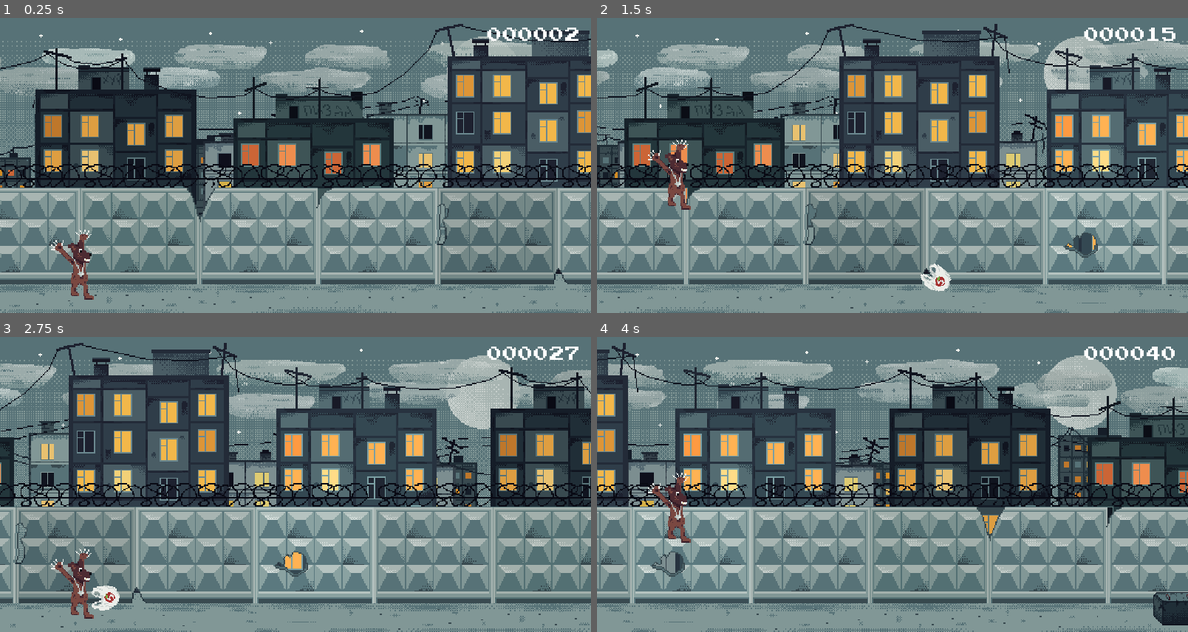
Above: before the commit, frames 1-4 (two rows, left to right).
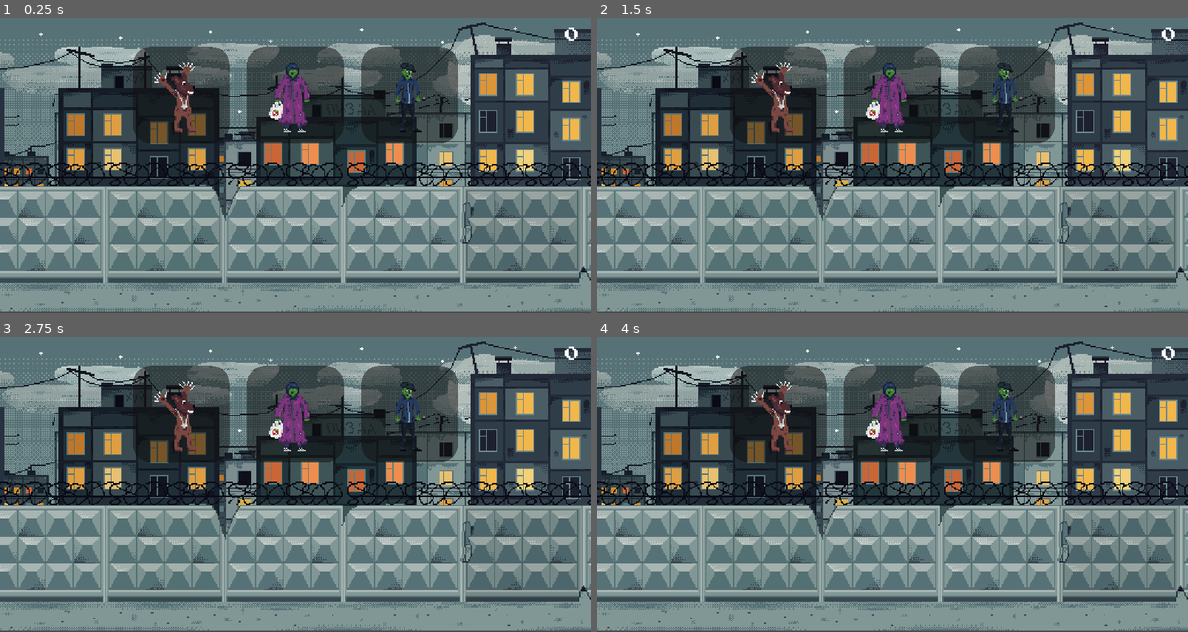
Above: after the commit, the same moments.

Repository: drxwat/godot-runner-yopta
Game: Godot game, scene res://game/Game.tscn
Same seed, same stepped clock (60 frames per second), same inputs: the game is played once before the commit and once after it.
Inputs (mouse positions are in pixels of both pictures, inside the frame that each line leads up to):
- Up to frame 1 (0.25 s): no input
- Up to frame 2 (1.5 s): move the mouse to (1022, 150) at 0.52 s; hold Space (jump) 0.53-1.28 s; click (1022, 150) at 0.67 s; move the mouse to (774, 180) at 1.27 s; tap Space (jump) at 1.35 s; click (774, 180) at 1.42 s
- Up to frame 3 (2.75 s): tap Space (jump) at 1.52, 1.82 s; move the mouse to (354, 419) at 2.02 s; hold Space (jump) from 2.03 s (still down); click (354, 419) at 2.17 s
- Up to frame 4 (4 s): move the mouse to (862, 543) at 2.77 s; release Space (jump) at 2.78 s; tap Space (jump) at 2.85, 3.02, 3.32 s; click (862, 543) at 2.92 s; move the mouse to (1069, 528) at 3.52 s; hold Space (jump) from 3.53 s (still down); click (1069, 528) at 3.67 s

The runs differ from the first frame. In frame 1, 53% of the frame differs, in the area x 0-100%, y 1-100%; in frame 2, 60%; in frame 3, 56%; in frame 4, 61%.

Commit message:
main ui & character selection

Diff:
--- /dev/null
+++ b/assets/characters/babka_atlas.tres
@@ -0,0 +1,7 @@
+[gd_resource type="AtlasTexture" load_steps=2 format=2]
+
+[ext_resource path="res://assets/characters/gg_babka.png" type="Texture" id=1]
+
+[resource]
+atlas = ExtResource( 1 )
+region = Rect2( 0, 0, 64, 64 )
--- /dev/null
+++ b/assets/characters/bear_atlas.tres
@@ -0,0 +1,7 @@
+[gd_resource type="AtlasTexture" load_steps=2 format=2]
+
+[ext_resource path="res://assets/characters/gg_bear.png" type="Texture" id=1]
+
+[resource]
+atlas = ExtResource( 1 )
+region = Rect2( 0, 0, 64, 64 )
--- /dev/null
+++ b/assets/characters/gop_atlas.tres
@@ -0,0 +1,7 @@
+[gd_resource type="AtlasTexture" load_steps=2 format=2]
+
+[ext_resource path="res://assets/characters/gg_gop.png" type="Texture" id=1]
+
+[resource]
+atlas = ExtResource( 1 )
+region = Rect2( 0, 0, 64, 64 )
--- a/core/Globals.gd
+++ b/core/Globals.gd
@@ -1,6 +1,16 @@
 extends Node
 
+const UI_AMINATION_DURATION = 1.5
+
+enum CharacterType { BEAR, BABKA, GOP }
+
+signal game_started
+signal game_over
+signal character_selected(character_type)
+
 var _rng := RandomNumberGenerator.new()
+var max_points := 0
+var is_game_started := false
 
 func _ready() -> void:
 	_rng.randomize()
--- a/game/Game.gd
+++ b/game/Game.gd
@@ -1,7 +1,10 @@
 extends Node2D
 
 const OBSTACLE_POS_Y := 250.0
-const ACCELERATION := 10
+const ACCELERATION := 25
+const POINTS_CHECKPOINT := 100
+
+var character_scene := preload("res://game/character/Character.tscn")
 
 var obstacles := [
 	preload("res://game/obstacles/block/Block.tscn"),
@@ -10,29 +13,53 @@
 ]
 
 
-var _distance_to_next_obstacle := 0
+var distance_to_next_obstacle := 0
 var screen_width := 512.0
 var points := 0.0
+var next_checkpoint = POINTS_CHECKPOINT
 
-onready var character := $Character
+onready var character: Node2D
 onready var hud := $CanvasLayer/HUD
+onready var floor_collision := $Floor
+onready var tween := $Tween
+onready var start_game_position := $StartGamePosition
 
 func _ready() -> void:
 	screen_width = get_viewport_rect().size.x
-	_distance_to_next_obstacle += character.global_position.x
-
-
+	Globals.connect("game_started", self, "start_game")
+	Globals.connect("character_selected", self, "spawn_character")
 
 func _process(delta: float) -> void:
+	if not Globals.is_game_started:
+		return
 	points += delta * 10
 	hud.set_points(floor(points))
-	character.speed += ACCELERATION * delta
-	print(character.speed)
-	if  character.global_position.x > _distance_to_next_obstacle:
+	if points > next_checkpoint:
+		next_checkpoint += POINTS_CHECKPOINT
+		character.speed += ACCELERATION
+	if  character.global_position.x > distance_to_next_obstacle:
 		generate_obstacle()
 
 func generate_obstacle():
-	_distance_to_next_obstacle = character.global_position.x + screen_width
+	distance_to_next_obstacle = character.global_position.x + screen_width
 	var obstacle_node = obstacles[Globals._rng.randi_range(0, obstacles.size() - 1)].instance()
 	obstacle_node.position = Vector2(character.global_position.x + screen_width, OBSTACLE_POS_Y)
 	add_child(obstacle_node)
+
+func spawn_character(character_type: int):
+	yield(get_tree().create_timer(Globals.UI_AMINATION_DURATION), "timeout")
+	character = character_scene.instance()
+	character.set_character_type(character_type)
+	character.global_position = start_game_position.global_position
+	floor_collision._follow_target = character
+	add_child(character)
+#	tween.interpolate_property(character, "global_position", spawn_position, start_game_position.global_position,
+#		Globals.UI_AMINATION_DURATION, Tween.TRANS_QUAD, Tween.EASE_IN_OUT)
+#	tween.start()
+#	yield(tween, "tween_completed")
+	Globals.emit_signal("game_started")
+
+func start_game():
+	Globals.is_game_started = true
+	distance_to_next_obstacle += character.global_position.x
+	points = 0
--- a/game/Game.tscn
+++ b/game/Game.tscn
@@ -10,9 +10,9 @@
 [ext_resource path="res://assets/parallax/layer_9_wall.png" type="Texture" id=8]
 [ext_resource path="res://assets/parallax/layer_3_moon.png" type="Texture" id=9]
 [ext_resource path="res://game/Game.gd" type="Script" id=10]
-[ext_resource path="res://game/character/Character.tscn" type="PackedScene" id=11]
 [ext_resource path="res://game/floor/Floor.tscn" type="PackedScene" id=12]
 [ext_resource path="res://game/hud/HUD.tscn" type="PackedScene" id=13]
+[ext_resource path="res://game/main_ui/MainUI.tscn" type="PackedScene" id=14]
 
 [node name="Game" type="Node2D"]
 script = ExtResource( 10 )
@@ -20,6 +20,8 @@
 [node name="CanvasLayer" type="CanvasLayer" parent="."]
 
 [node name="HUD" parent="CanvasLayer" instance=ExtResource( 13 )]
+
+[node name="MainUI" parent="CanvasLayer" instance=ExtResource( 14 )]
 
 [node name="ParallaxBackground" type="ParallaxBackground" parent="."]
 
@@ -94,12 +96,14 @@
 texture = ExtResource( 8 )
 centered = false
 
-[node name="Character" parent="." instance=ExtResource( 11 )]
-position = Vector2( 66, 244 )
-
 [node name="Floor" parent="." instance=ExtResource( 12 )]
-follow_target_path = NodePath("../Character")
+position = Vector2( 115, 254 )
 
 [node name="Camera2D" type="Camera2D" parent="Floor"]
-position = Vector2( 186, -126 )
+position = Vector2( 153, -125 )
 current = true
+
+[node name="StartGamePosition" type="Position2D" parent="."]
+position = Vector2( 115, 244 )
+
+[node name="Tween" type="Tween" parent="."]
--- /dev/null
+++ b/game/character/BabkaFrames.tres
@@ -0,0 +1,19 @@
+[gd_resource type="SpriteFrames" load_steps=4 format=2]
+
+[ext_resource path="res://assets/characters/gg_babka.png" type="Texture" id=1]
+
+[sub_resource type="AtlasTexture" id=1]
+atlas = ExtResource( 1 )
+region = Rect2( 64, 0, 64, 64 )
+
+[sub_resource type="AtlasTexture" id=2]
+atlas = ExtResource( 1 )
+region = Rect2( 128, 0, 64, 64 )
+
+[resource]
+animations = [ {
+"frames": [ SubResource( 1 ), SubResource( 2 ) ],
+"loop": true,
+"name": "run",
+"speed": 5.0
+} ]
--- /dev/null
+++ b/game/character/BearFrames.tres
@@ -0,0 +1,28 @@
+[gd_resource type="SpriteFrames" load_steps=5 format=2]
+
+[ext_resource path="res://assets/characters/gg_bear.png" type="Texture" id=1]
+
+[sub_resource type="AtlasTexture" id=1]
+atlas = ExtResource( 1 )
+region = Rect2( 0, 0, 64, 64 )
+
+[sub_resource type="AtlasTexture" id=2]
+atlas = ExtResource( 1 )
+region = Rect2( 64, 0, 64, 64 )
+
+[sub_resource type="AtlasTexture" id=3]
+atlas = ExtResource( 1 )
+region = Rect2( 128, 0, 64, 64 )
+
+[resource]
+animations = [ {
+"frames": [ SubResource( 1 ) ],
+"loop": true,
+"name": "idle",
+"speed": 5.0
+}, {
+"frames": [ SubResource( 2 ), SubResource( 3 ) ],
+"loop": true,
+"name": "run",
+"speed": 5.0
+} ]
--- a/game/character/Character.gd
+++ b/game/character/Character.gd
@@ -12,6 +12,11 @@
 var max_jump_velocity: float
 var min_jump_velocity: float
 
+var frames := {
+	Globals.CharacterType.BEAR: preload("res://game/character/BearFrames.tres"),
+	Globals.CharacterType.BABKA: preload("res://game/character/BabkaFrames.tres"),
+	Globals.CharacterType.GOP: preload("res://game/character/GopFrames.tres"),
+}
 
 func _ready() -> void:
 	gravity = 2 * max_jump_height / pow(jump_duration, 2)
@@ -19,6 +24,8 @@
 	min_jump_velocity = -sqrt(2 * gravity * min_jump_height)
 
 func _physics_process(delta: float) -> void:
+	if not Globals.is_game_started:
+		return
 	velocity.x = speed
 	velocity.y += gravity * delta
 
@@ -29,3 +36,10 @@
 		velocity.y = min_jump_velocity
 
 	velocity = move_and_slide(velocity, Vector2.UP)
+
+func set_character_type(character_type: int):
+	var animated_sprite := $AnimatedSprite
+	var sprite_frames = frames.get(character_type, frames[0])
+	animated_sprite.frames = sprite_frames
+	animated_sprite.animation = "run"
+	animated_sprite.play()
--- a/game/character/Character.tscn
+++ b/game/character/Character.tscn
@@ -1,32 +1,7 @@
-[gd_scene load_steps=8 format=2]
+[gd_scene load_steps=4 format=2]
 
-[ext_resource path="res://assets/characters/gg_bear.png" type="Texture" id=1]
+[ext_resource path="res://game/character/GopFrames.tres" type="SpriteFrames" id=1]
 [ext_resource path="res://game/character/Character.gd" type="Script" id=2]
-
-[sub_resource type="AtlasTexture" id=1]
-atlas = ExtResource( 1 )
-region = Rect2( 0, 0, 64, 64 )
-
-[sub_resource type="AtlasTexture" id=2]
-atlas = ExtResource( 1 )
-region = Rect2( 64, 0, 64, 64 )
-
-[sub_resource type="AtlasTexture" id=3]
-atlas = ExtResource( 1 )
-region = Rect2( 128, 0, 64, 64 )
-
-[sub_resource type="SpriteFrames" id=4]
-animations = [ {
-"frames": [ SubResource( 1 ) ],
-"loop": true,
-"name": "idle",
-"speed": 5.0
-}, {
-"frames": [ SubResource( 2 ), SubResource( 3 ) ],
-"loop": true,
-"name": "run",
-"speed": 5.0
-} ]
 
 [sub_resource type="CapsuleShape2D" id=5]
 height = 35.0
@@ -37,11 +12,12 @@
 script = ExtResource( 2 )
 
 [node name="AnimatedSprite" type="AnimatedSprite" parent="."]
-position = Vector2( -3, -32 )
-frames = SubResource( 4 )
+frames = ExtResource( 1 )
 animation = "run"
 frame = 1
 playing = true
+centered = false
+offset = Vector2( -32, -64 )
 
 [node name="CollisionShape2D" type="CollisionShape2D" parent="."]
 position = Vector2( -1, -28 )
--- /dev/null
+++ b/game/character/GopFrames.tres
@@ -0,0 +1,19 @@
+[gd_resource type="SpriteFrames" load_steps=4 format=2]
+
+[ext_resource path="res://assets/characters/gg_gop.png" type="Texture" id=1]
+
+[sub_resource type="AtlasTexture" id=1]
+atlas = ExtResource( 1 )
+region = Rect2( 64, 0, 64, 64 )
+
+[sub_resource type="AtlasTexture" id=2]
+atlas = ExtResource( 1 )
+region = Rect2( 128, 0, 64, 64 )
+
+[resource]
+animations = [ {
+"frames": [ SubResource( 1 ), SubResource( 2 ) ],
+"loop": true,
+"name": "run",
+"speed": 5.0
+} ]
--- /dev/null
+++ b/game/main_ui/MainUI.gd
@@ -0,0 +1,14 @@
+extends MarginContainer
+
+onready var tween := $Tween
+onready var character_selector := $VBoxContainer/CharacterSelectorContainer
+
+func _ready() -> void:
+#	Globals.connect("game_started", self, "remove_ui")
+	Globals.connect("character_selected", self, "remove_ui")
+
+func remove_ui(character_type: int):
+	print("ANIMATE")
+	tween.interpolate_property(character_selector, "rect_position", character_selector.rect_position,
+		Vector2(0, -120), Globals.UI_AMINATION_DURATION, Tween.TRANS_QUAD, Tween.EASE_IN_OUT)
+	tween.start()
--- /dev/null
+++ b/game/main_ui/MainUI.tscn
@@ -0,0 +1,69 @@
+[gd_scene load_steps=6 format=2]
+
+[ext_resource path="res://game/main_ui/character_portrait/CharacterPortrait.tscn" type="PackedScene" id=1]
+[ext_resource path="res://game/main_ui/MainUI.gd" type="Script" id=2]
+[ext_resource path="res://assets/characters/babka_atlas.tres" type="Texture" id=3]
+[ext_resource path="res://assets/characters/gop_atlas.tres" type="Texture" id=4]
+
+[sub_resource type="StyleBoxFlat" id=1]
+bg_color = Color( 0.188235, 0.188235, 0.188235, 0.509804 )
+corner_radius_top_left = 16
+corner_radius_top_right = 16
+corner_radius_bottom_right = 16
+corner_radius_bottom_left = 16
+anti_aliasing = false
+
+[node name="MainUI" type="MarginContainer"]
+anchor_right = 1.0
+anchor_bottom = 1.0
+custom_constants/margin_right = 10
+custom_constants/margin_top = 25
+custom_constants/margin_left = 10
+custom_constants/margin_bottom = 5
+script = ExtResource( 2 )
+
+[node name="VBoxContainer" type="VBoxContainer" parent="."]
+margin_left = 10.0
+margin_top = 25.0
+margin_right = 502.0
+margin_bottom = 251.0
+
+[node name="CharacterSelectorContainer" type="HBoxContainer" parent="VBoxContainer"]
+margin_right = 492.0
+margin_bottom = 84.0
+custom_constants/separation = 15
+alignment = 1
+
+[node name="Character" parent="VBoxContainer/CharacterSelectorContainer" instance=ExtResource( 1 )]
+self_modulate = Color( 0.341176, 0.341176, 0.341176, 1 )
+margin_left = 105.0
+margin_right = 189.0
+margin_bottom = 84.0
+custom_styles/panel = SubResource( 1 )
+
+[node name="Character2" parent="VBoxContainer/CharacterSelectorContainer" instance=ExtResource( 1 )]
+self_modulate = Color( 0.341176, 0.341176, 0.341176, 1 )
+margin_left = 204.0
+margin_right = 288.0
+margin_bottom = 84.0
+custom_styles/panel = SubResource( 1 )
+character_type = 1
+
+[node name="TextureRect" parent="VBoxContainer/CharacterSelectorContainer/Character2/CenterContainer" index="0"]
+texture = ExtResource( 3 )
+
+[node name="Character3" parent="VBoxContainer/CharacterSelectorContainer" instance=ExtResource( 1 )]
+self_modulate = Color( 0.341176, 0.341176, 0.341176, 1 )
+margin_left = 303.0
+margin_right = 387.0
+margin_bottom = 84.0
+custom_styles/panel = SubResource( 1 )
+character_type = 2
+
+[node name="TextureRect" parent="VBoxContainer/CharacterSelectorContainer/Character3/CenterContainer" index="0"]
+texture = ExtResource( 4 )
+
+[node name="Tween" type="Tween" parent="."]
+
+[editable path="VBoxContainer/CharacterSelectorContainer/Character2"]
+[editable path="VBoxContainer/CharacterSelectorContainer/Character3"]
--- /dev/null
+++ b/game/main_ui/character_portrait/CharacterPortrait.gd
@@ -0,0 +1,35 @@
+extends Panel
+
+
+const DEFAULT_COLOR := Color("#3f3f3f")
+const FOCUS_COLOR := Color("#ffffff")
+
+export var points_to_unlock := 0
+export (Globals.CharacterType) var character_type := Globals.CharacterType.BEAR
+
+var character_texture : TextureRect
+
+func _ready() -> void:
+	character_texture = $CenterContainer/TextureRect
+	character_texture.modulate = Color.black
+	check_lock_status()
+
+func check_lock_status():
+	if not is_locked():
+		character_texture.modulate = Color.white
+
+
+func _on_CharacterPortrait_gui_input(event: InputEvent) -> void:
+
+	var is_selected = (event is InputEventMouseButton and event.pressed) or event.is_action_pressed("jump")
+	if is_selected and not is_locked():
+		Globals.emit_signal("character_selected", character_type)
+
+func focus():
+	self_modulate = FOCUS_COLOR
+
+func un_focus():
+	self_modulate = DEFAULT_COLOR
+
+func is_locked():
+	return Globals.max_points < points_to_unlock
--- /dev/null
+++ b/game/main_ui/character_portrait/CharacterPortrait.tscn
@@ -0,0 +1,40 @@
+[gd_scene load_steps=4 format=2]
+
+[ext_resource path="res://assets/characters/bear_atlas.tres" type="Texture" id=1]
+[ext_resource path="res://game/main_ui/character_portrait/CharacterPortrait.gd" type="Script" id=2]
+
+[sub_resource type="StyleBoxFlat" id=1]
+bg_color = Color( 0.188235, 0.188235, 0.188235, 0.509804 )
+corner_radius_top_left = 16
+corner_radius_top_right = 16
+corner_radius_bottom_right = 16
+corner_radius_bottom_left = 16
+anti_aliasing = false
+
+[node name="CharacterPortrait" type="Panel"]
+self_modulate = Color( 0.341176, 0.341176, 0.341176, 1 )
+margin_right = 40.0
+margin_bottom = 40.0
+rect_min_size = Vector2( 84, 84 )
+mouse_default_cursor_shape = 2
+custom_styles/panel = SubResource( 1 )
+script = ExtResource( 2 )
+
+[node name="CenterContainer" type="CenterContainer" parent="."]
+anchor_right = 1.0
+anchor_bottom = 1.0
+mouse_filter = 2
+
+[node name="TextureRect" type="TextureRect" parent="CenterContainer"]
+margin_left = 10.0
+margin_top = 10.0
+margin_right = 74.0
+margin_bottom = 74.0
+mouse_filter = 2
+texture = ExtResource( 1 )
+
+[connection signal="focus_entered" from="." to="." method="focus"]
+[connection signal="focus_exited" from="." to="." method="un_focus"]
+[connection signal="gui_input" from="." to="." method="_on_CharacterPortrait_gui_input"]
+[connection signal="mouse_entered" from="." to="." method="focus"]
+[connection signal="mouse_exited" from="." to="." method="un_focus"]
--- a/project.godot
+++ b/project.godot
@@ -34,6 +34,7 @@
 window/size/height=256
 window/size/test_width=1024
 window/size/test_height=512
+window/vsync/vsync_via_compositor=true
 window/stretch/mode="2d"
 window/stretch/aspect="keep_height"
 
